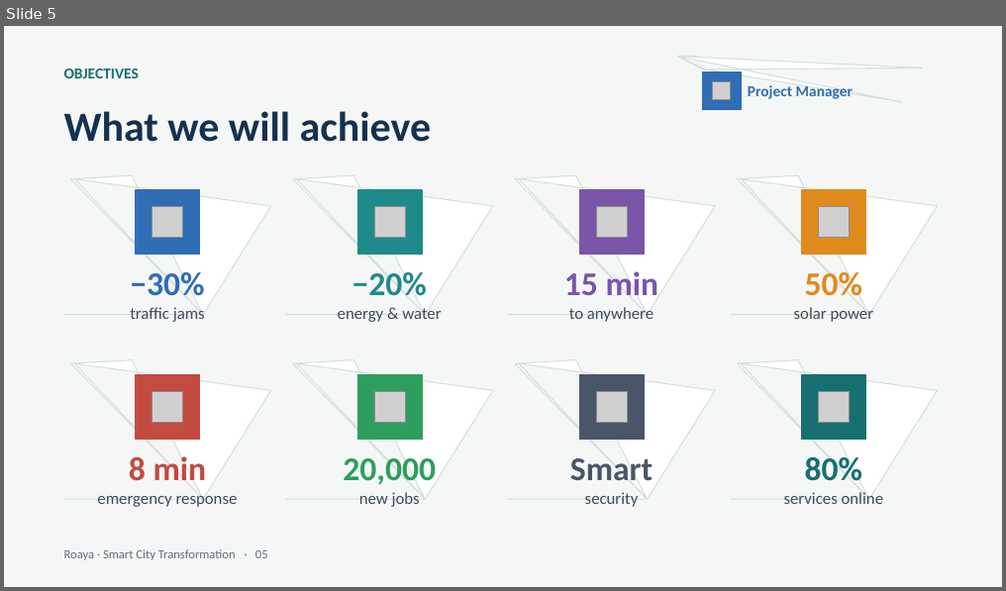
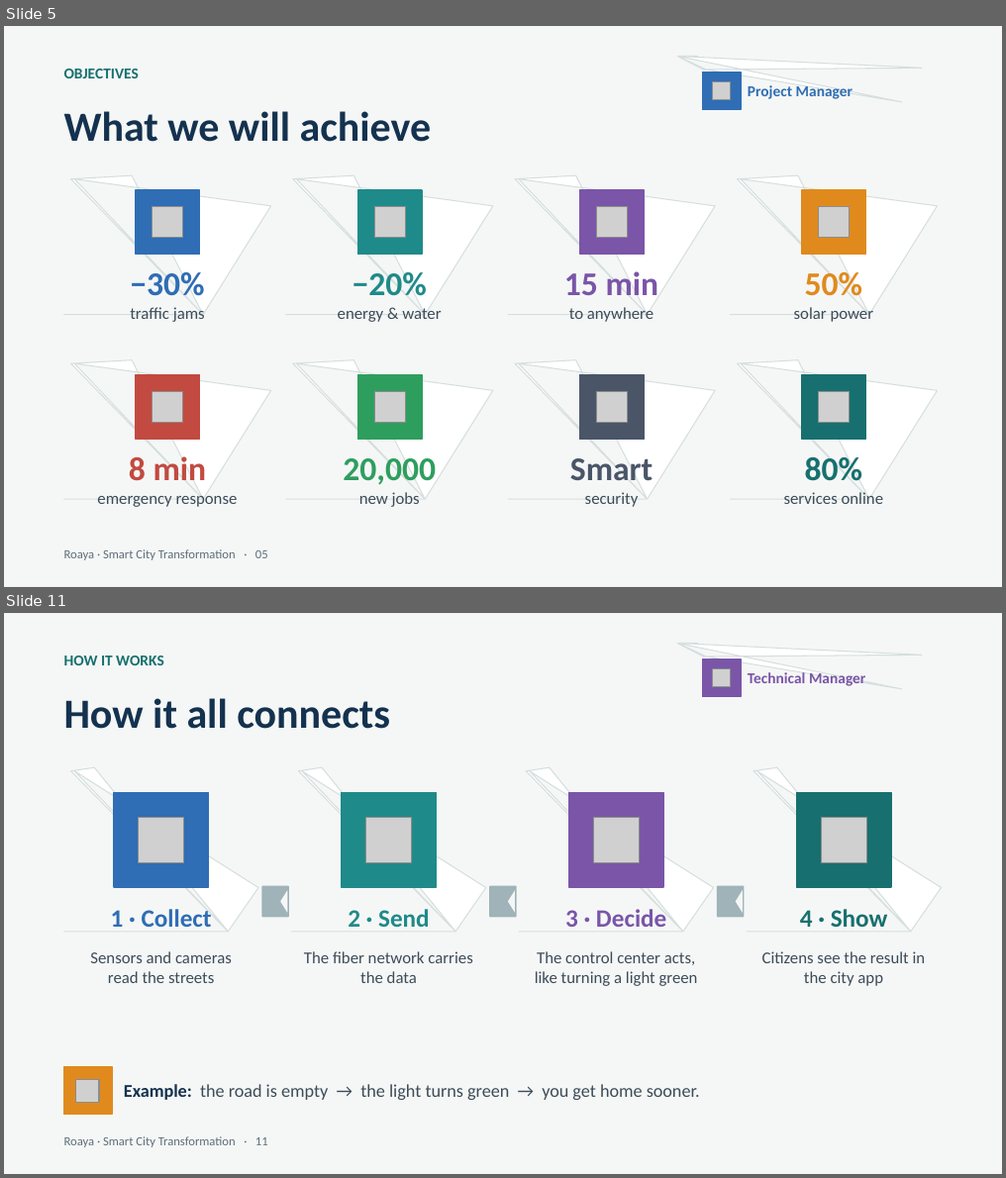
Before and after one commit to RahmaOshba/RahmaOshba, a slide deck: Roaya_Final/Roaya_Final_Presentation.ppt. Shown one above the other, each under a label of ours: slide 5 before the commit, slides 5 and 11 after it; the slides between them are not shown. The pictures are 1006x591 and 1006x1178 pixels, drawn with LibreOffice and Linux fonts; fonts in the diff are those of the drawing; grey boxes stand for pictures. Boxes give left, top, right and bottom in pixels: in the first picture for what was removed or moved away, otherwise in the second. Text is boxed around its words. In the diff, an @@ line names an element or a change of style, - is before the commit and + after.

```diff
--- a/Roaya_Final/Roaya_Final_Presentation.ppt
+++ b/Roaya_Final/Roaya_Final_Presentation.ppt
@@ slide 11 added at (4, 613, 1002, 1174), background #F5F7F6 @@
@@ text added at (64, 656, 164, 665), 11 pt, text #17706F, bold @@
+HOW IT WORKS
@@ freeform shape added at (698, 655, 943, 701), fill #FFFFFF, outline #D5DFDE 0.74 pt @@
@@ rectangle added at (703, 659, 741, 697), fill #7A55A8, outline #7A55A8 0.99 pt @@
@@ picture added at (713, 668, 731, 687) @@
@@ text added at (64, 698, 390, 729), 30 pt, text #14324F, bold @@
+How it all connects
@@ text added at (747, 672, 865, 686), 11 pt, text #7A55A8, bold @@
+Technical Manager
@@ freeform shape added at (63, 767, 258, 1053), fill #FFFFFF, outline #D5DFDE 0.74 pt @@
@@ freeform shape added at (291, 767, 486, 1053), fill #FFFFFF, outline #D5DFDE 0.74 pt @@
@@ freeform shape added at (519, 767, 714, 1053), fill #FFFFFF, outline #D5DFDE 0.74 pt @@
@@ freeform shape added at (746, 767, 942, 1053), fill #FFFFFF, outline #D5DFDE 0.74 pt @@
@@ rectangle added at (114, 792, 209, 887), fill #2F6DB5, outline #2F6DB5 0.99 pt @@
@@ picture added at (139, 818, 183, 862) @@
@@ rectangle added at (342, 792, 436, 887), fill #1F8A8A, outline #1F8A8A 0.99 pt @@
@@ picture added at (366, 818, 411, 862) @@
@@ rectangle added at (569, 792, 663, 887), fill #7A55A8, outline #7A55A8 0.99 pt @@
@@ picture added at (594, 818, 639, 862) @@
@@ rectangle added at (796, 792, 891, 887), fill #17706F, outline #17706F 0.99 pt @@
@@ picture added at (822, 818, 867, 862) @@
@@ text added at (111, 909, 212, 927), 18 pt, text #2F6DB5, bold @@
+1 · Collect
@@ freeform shape added at (262, 887, 288, 917), fill #9FB3B8, outline #9FB3B8 0.99 pt @@
@@ text added at (348, 909, 430, 927), 18 pt, text #1F8A8A, bold @@
+2 · Send
@@ freeform shape added at (490, 887, 516, 917), fill #9FB3B8, outline #9FB3B8 0.99 pt @@
@@ text added at (565, 909, 666, 927), 18 pt, text #7A55A8, bold @@
+3 · Decide
@@ freeform shape added at (718, 887, 744, 917), fill #9FB3B8, outline #9FB3B8 0.99 pt @@
@@ text added at (800, 909, 888, 927), 18 pt, text #17706F, bold @@
+4 · Show
@@ text added at (90, 952, 232, 983), 12 pt, text #3D4C59 @@
+Sensors and cameras read the streets
@@ text added at (304, 952, 472, 983), 12 pt, text #3D4C59 @@
+The fiber network carries the data
@@ text added at (535, 952, 698, 986), 12 pt, text #3D4C59 @@
+The control center acts, like turning a light green
@@ text added at (762, 952, 926, 986), 12 pt, text #3D4C59 @@
+Citizens see the result in the city app
@@ rectangle added at (63, 1067, 112, 1115), fill #E08A1E, outline #E08A1E 0.99 pt @@
@@ picture added at (76, 1080, 99, 1103) @@
@@ text added at (124, 1084, 700, 1100), 13 pt, text #3D4C59 @@
+Example: the road is empty → the light turns green → you get home sooner.
@@ text added at (64, 1137, 268, 1148), 9 pt, text #5F6E7A @@
+Roaya · Smart City Transformation · 11
```
Also in this commit, not shown: 10 slides changed, 6 other slides added, 4 other files.
